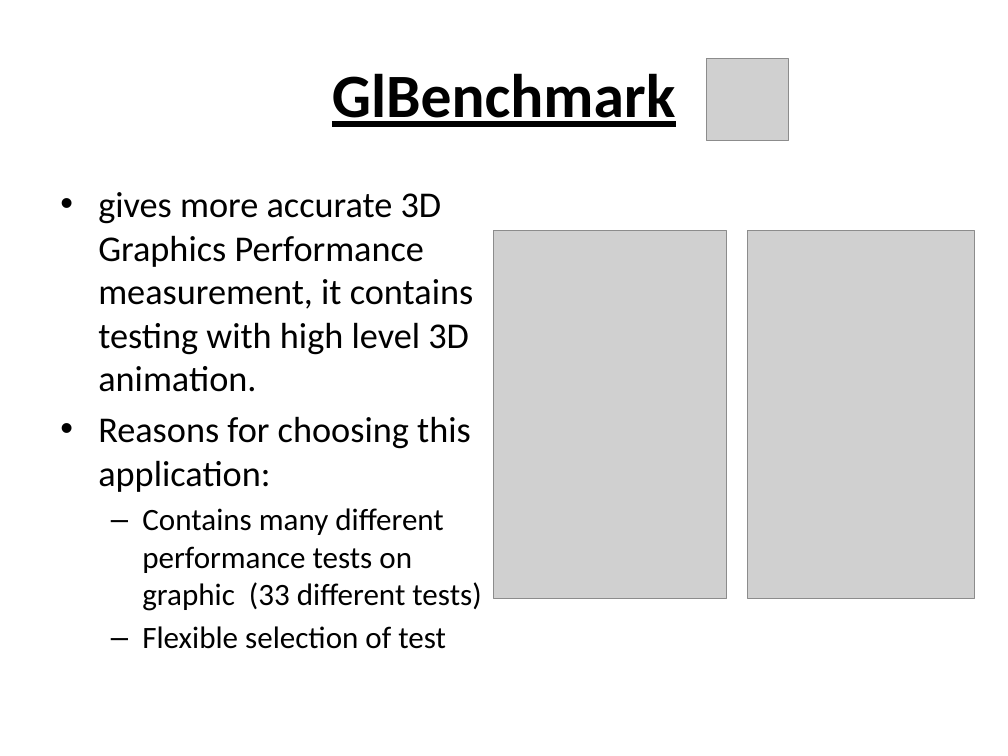
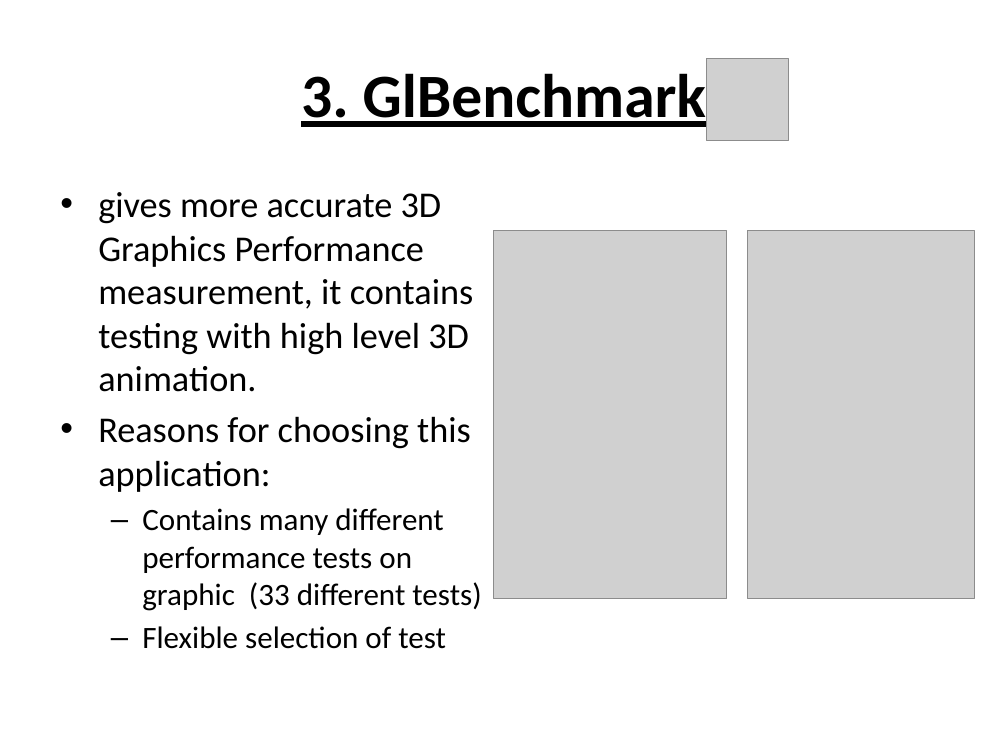
Before and after one commit to laikayeekelly/Benchmark, a slide deck: slide 7 of benchmark.pptx (slide 8 before the commit). Drawn at 1008x756 pixels with LibreOffice and Linux fonts; fonts in the diff are those of the drawing; grey boxes stand for pictures. Boxes give left, top, right and bottom in pixels: in the first picture for what was removed or moved away, otherwise in the second. Text is boxed around its words. In the diff, an @@ line names an element or a change of style, - is before the commit and + after.

Commit message:
changed titles of slides

```diff
--- a/benchmark.pptx
+++ b/benchmark.pptx
@@ title at [301, 73, 706, 127]: text changed @@
-GlBenchmark
+3. GlBenchmark
```
Also in this commit, not shown: 6 other slides changed, 1 slide added.
